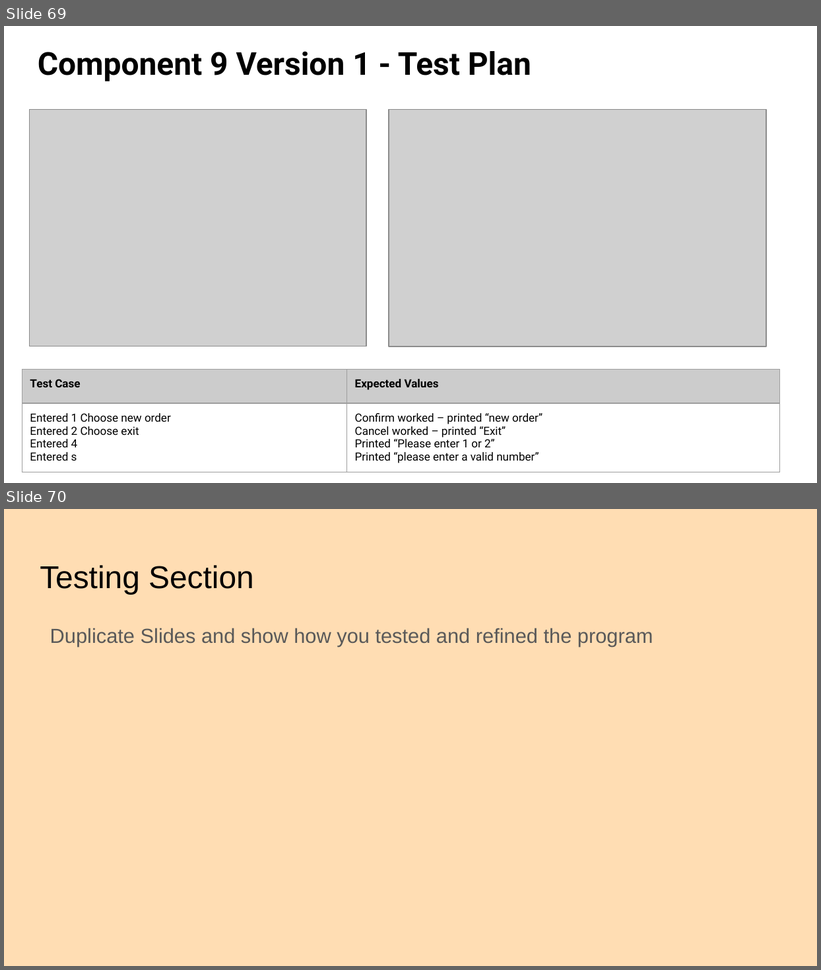
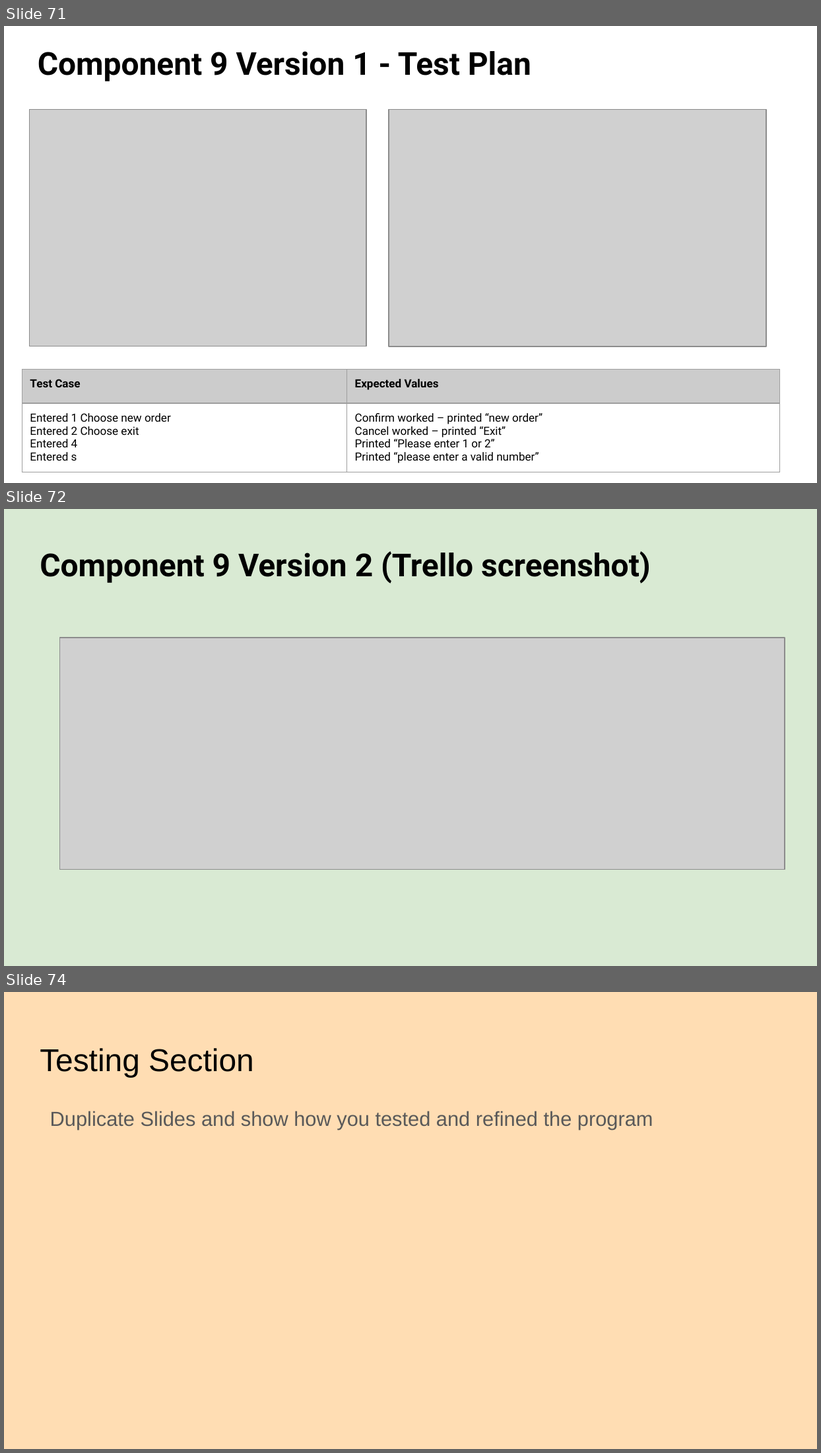
Before and after one commit to danettp/ds_nuts_bot, a slide deck: Danett Pepito - 000_91896 _ 91897 Documentation - 2150400 (Git).pptx. Shown one above the other, each under a label of ours: slides 69 and 70 before the commit, slides 71, 72 and 74 after it; the slides between them are not shown. The pictures are 821x970 and 821x1453 pixels, drawn with LibreOffice and Linux fonts; fonts in the diff are those of the drawing; grey boxes stand for pictures; background and template pictures are left out. Boxes give left, top, right and bottom in pixels: in the first picture for what was removed or moved away, otherwise in the second. Text is boxed around its words. In the diff, an @@ line names an element or a change of style, - is before the commit and + after.

```diff
--- a/Danett Pepito - 000_91896 _ 91897 Documentation - 2150400 (Git).pptx
+++ b/Danett Pepito - 000_91896 _ 91897 Documentation - 2150400 (Git).pptx
@@ slide 72 added at [4,509,817,966], background picture (left out) @@
@@ title added at [40,551,651,584], 28 pt, text #000000, bold @@
+Component 9 Version 2 (Trello screenshot)
@@ picture added at [60,638,785,870] @@
@@ what was slide 69 is now slide 71 @@
@@ what was slide 70 is now slide 74 @@
```
Also in this commit, not shown: 1 slide changed, 3 other slides added, 2 other files.
